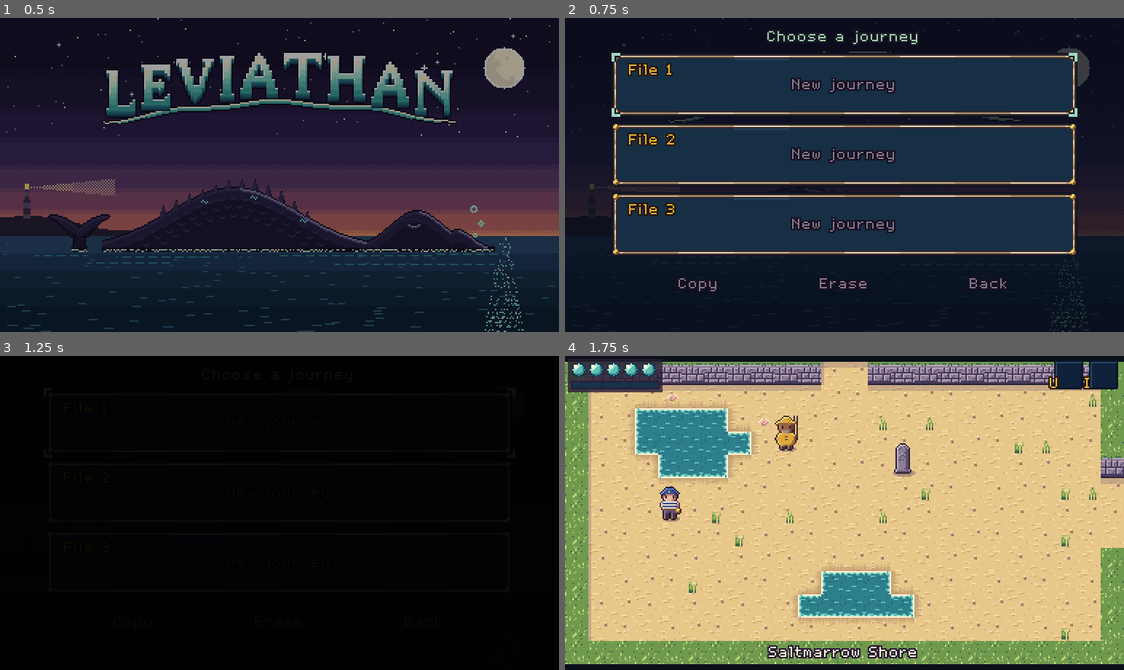
Above: before the commit, frames 1-4 (two rows, left to right).
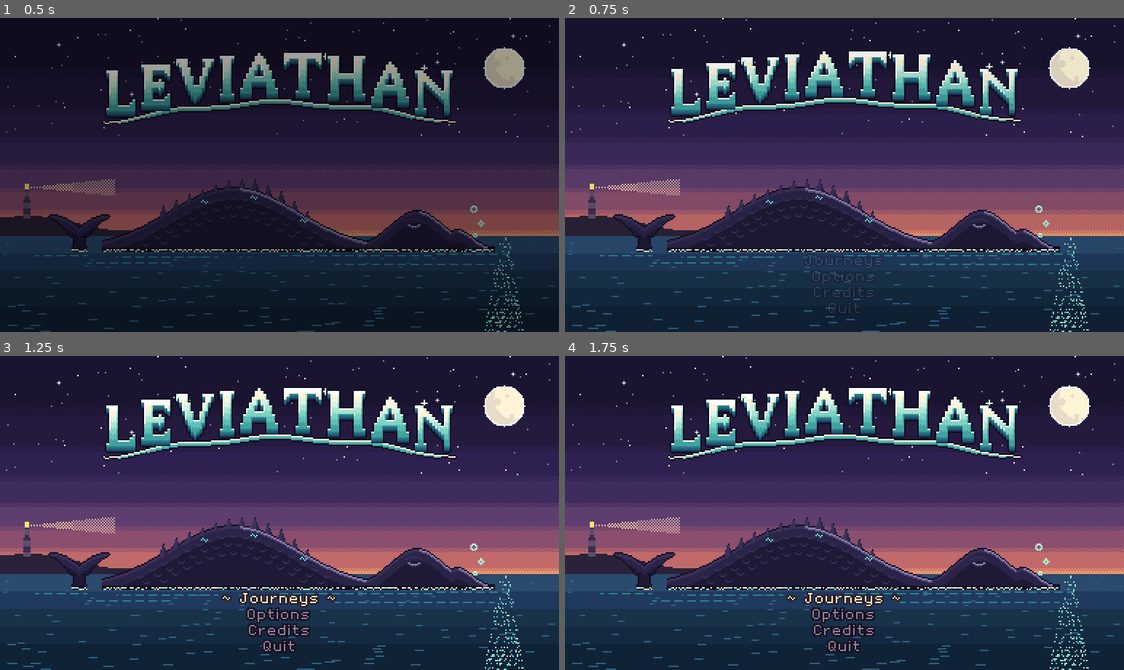
Above: after the commit, the same moments.

Repository: ashciraulo/Leviathan
Game: Godot game, scene res://scenes/title.tscn
Two runs of this game, one before a commit and one after it. Both use one fixed random seed, a clock stepped at 60 frames per second and the inputs below.
Inputs (mouse positions are in pixels of both pictures, inside the frame that each line leads up to):
- Up to frame 1 (0.5 s): no input
- Up to frame 2 (0.75 s): tap Enter (ui_accept) at 0.5 s; move the mouse to (967, 159) at 0.52 s; hold D (move_right) from 0.53 s (still down); hold J (attack) from 0.53 s (still down); click (967, 159) at 0.67 s
- Up to frame 3 (1.25 s): keep holding D (move_right); keep holding J (attack); tap Enter (ui_accept) at 0.77, 1.07 s
- Up to frame 4 (1.75 s): release D (move_right) at 1.25 s; release J (attack) at 1.25 s; drag from (732, 528) to (816, 575) at 1.27 s

Frame 1 is identical in both runs. In frame 2, 66% of the frame differs, in the area x 0-100%, y 0-100%; in frame 3, 100%; in frame 4, 96%.

Commit message:
Review fixes for title fades and the PC build; room performance survey
- The title menu takes no input until it has appeared, and Tab can't
  refocus it during the fade-out.
- Build PC: the Linux build ships as a .tar.gz so it stays executable,
  and the start check fails if the build exits early.
- tests/perf_rooms.tscn times every room: game code and room build cost.

Co-Authored-By: Claude Opus 5.5 <noreply@anthropic.com>
Claude-Session: https://claude.ai/code/session_01UYEn5XNFqF3kHpJE79NMXE

Diff:
--- a/scripts/ui/title.gd
+++ b/scripts/ui/title.gd
@@ -44,8 +44,9 @@
 	menu.grow_vertical = Control.GROW_DIRECTION_BEGIN
 	menu.offset_bottom = -10
 	# The menu surfaces a moment after the scene fades in.
+	# It takes no input until it has fully appeared.
 	menu.modulate.a = 0.0
-	create_tween().tween_property(menu, "modulate:a", 1.0, 0.6).set_delay(FADE_IN * 0.75)
+	menu.focus_behavior_recursive = Control.FOCUS_BEHAVIOR_DISABLED
 	add_child(menu)
 
 	_menu = menu
@@ -74,14 +75,21 @@
 		_overlay.add_child(page)
 
 	var first := continue_button if continue_button.visible else new_game_button
-	first.grab_focus.call_deferred()
 
 	_fade = ColorRect.new()
 	_fade.color = Color.BLACK
-	_fade.mouse_filter = Control.MOUSE_FILTER_IGNORE
+	_fade.mouse_filter = Control.MOUSE_FILTER_STOP
 	_fade.set_anchors_preset(Control.PRESET_FULL_RECT)
 	add_child(_fade)
 	create_tween().tween_property(_fade, "color:a", 0.0, FADE_IN)
+	var appear := create_tween()
+	appear.tween_property(menu, "modulate:a", 1.0, 0.6).set_delay(FADE_IN * 0.75)
+	appear.tween_callback(func() -> void:
+		if _leaving:
+			return
+		menu.focus_behavior_recursive = Control.FOCUS_BEHAVIOR_INHERITED
+		_fade.mouse_filter = Control.MOUSE_FILTER_IGNORE
+		first.grab_focus())
 
 
 func _show_page(page: MenuPage) -> void:
@@ -153,6 +161,9 @@
 	get_viewport().gui_release_focus()
 	_page = null
 	_fade.mouse_filter = Control.MOUSE_FILTER_STOP
+	# Tab could otherwise put focus back on a button mid-fade.
+	_menu.focus_behavior_recursive = Control.FOCUS_BEHAVIOR_DISABLED
+	_overlay.focus_behavior_recursive = Control.FOCUS_BEHAVIOR_DISABLED
 	Audio.stop_music(FADE_OUT)
 	var tween := create_tween()
 	tween.tween_property(_fade, "color:a", 1.0, FADE_OUT)
--- /dev/null
+++ b/tests/perf_rooms.gd
@@ -0,0 +1,52 @@
+extends Node
+## Performance survey: starts the game in every room, lets it run, and
+## prints the average and worst CPU cost of a frame, and the node count,
+## per room, busiest first. Run it headless so frames aren't capped and
+## no GPU time is mixed in:
+##     godot --headless res://tests/perf_rooms.tscn
+## Budget: a frame is 16.7 ms at 60 fps; game code should stay well under.
+
+const FRAMES := 90
+
+
+func _ready() -> void:
+	# Uncapped, so a frame's interval is its cost.
+	Engine.max_fps = 0
+	OS.low_processor_usage_mode = false
+	DisplayServer.window_set_vsync_mode(DisplayServer.VSYNC_DISABLED)
+	SaveManager.current_slot = 2
+	var rows: Array = []
+	for coord: Vector2i in RoomInfo.all():
+		GameState.reset_new_game()
+		GameState.set_checkpoint(coord, GameState.NO_POSITION)
+		# What a room slide pays to bring this room in (loaded and built).
+		var t0 := Time.get_ticks_usec()
+		var probe := (load("res://rooms/room_%d_%d.tscn" % [coord.x, coord.y]) as PackedScene).instantiate()
+		add_child(probe)
+		var spawn_ms := (Time.get_ticks_usec() - t0) / 1000.0
+		probe.queue_free()
+		await get_tree().process_frame
+		var game: Node = (load("res://scenes/game.tscn") as PackedScene).instantiate()
+		add_child(game)
+		for i in 20:
+			await get_tree().process_frame
+		var total := 0.0
+		var worst := 0.0
+		var last := Time.get_ticks_usec()
+		for i in FRAMES:
+			await get_tree().process_frame
+			var now := Time.get_ticks_usec()
+			var cost := (now - last) / 1000.0
+			last = now
+			total += cost
+			worst = maxf(worst, cost)
+		rows.append([coord, total / FRAMES, worst, game.get_tree().get_node_count(), spawn_ms])
+		game.queue_free()
+		await get_tree().process_frame
+	rows.sort_custom(func(a: Array, b: Array) -> bool: return a[2] > b[2])
+	print("room        avg ms  worst ms  nodes  build ms")
+	for r: Array in rows:
+		print("%-10s  %6.2f  %8.2f  %5d  %8.2f" % [str(r[0]), r[1], r[2], r[3], r[4]])
+	SaveManager.delete_save()
+	print("PERF ROOMS DONE")
+	get_tree().quit(0)
--- /dev/null
+++ b/tests/perf_rooms.tscn
@@ -0,0 +1,6 @@
+[gd_scene load_steps=2 format=3]
+
+[ext_resource type="Script" path="res://tests/perf_rooms.gd" id="1_perf"]
+
+[node name="PerfRooms" type="Node"]
+script = ExtResource("1_perf")
Not shown, added: tests/perf_rooms.gd.uid
